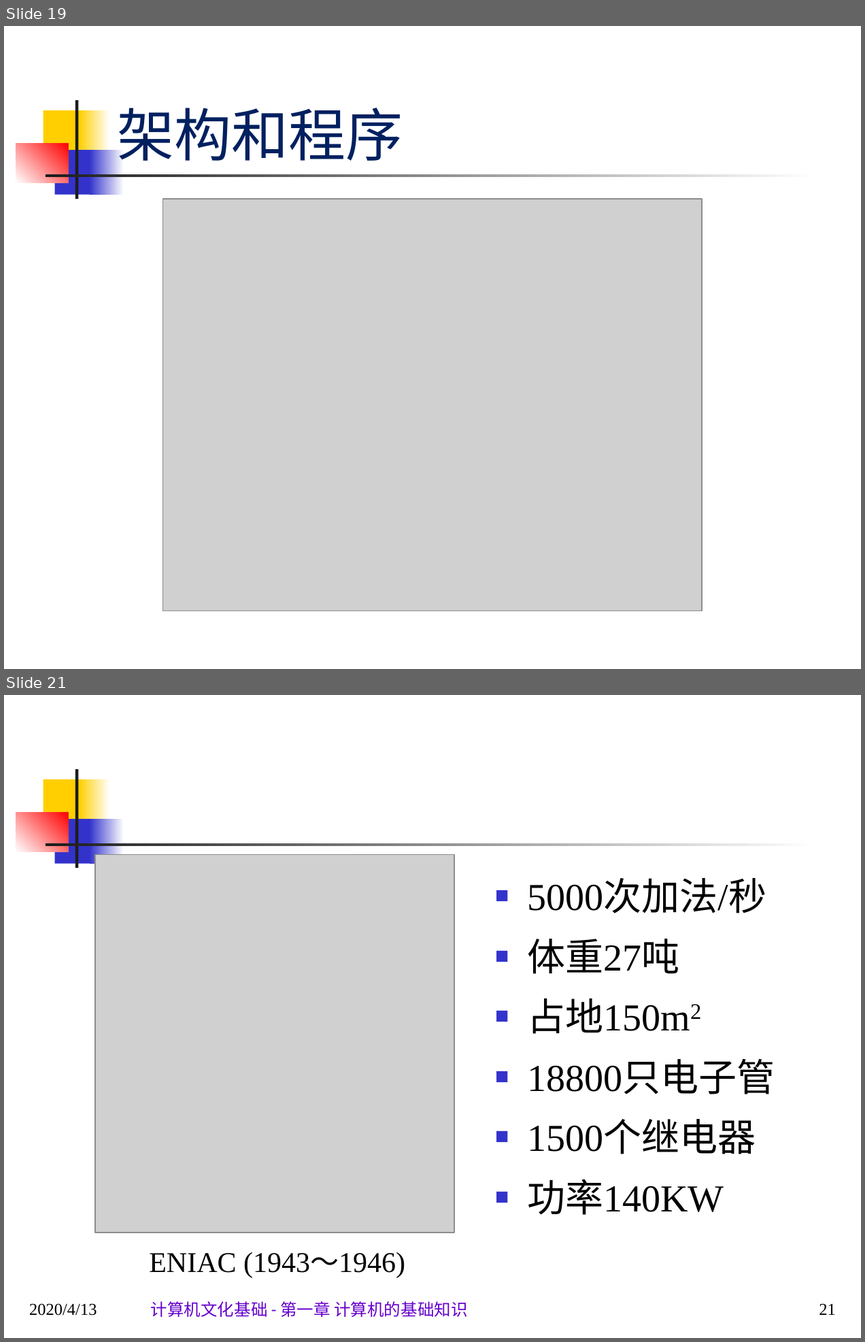
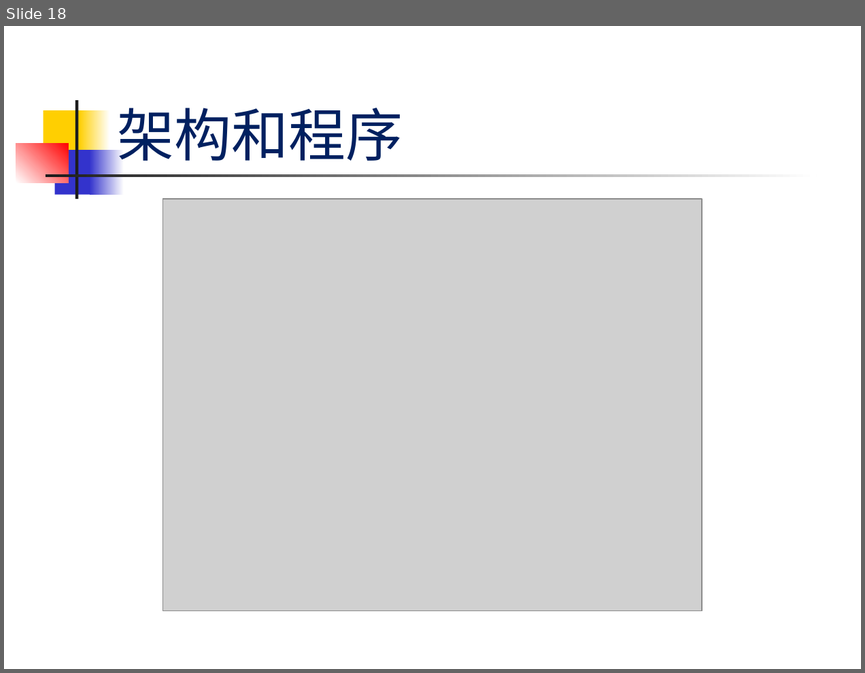
Before and after one commit to sans123wx/class, a slide deck: 计算机应用基础/第1章计算机基础/第1.1章 计算机概述.pptx. Shown one above the other, each under a label of ours: slides 19 and 21 before the commit, slide 18 after it; the slides between them are not shown. The pictures are 865x1342 and 865x673 pixels, drawn with LibreOffice and Linux fonts; fonts in the diff are those of the drawing; grey boxes stand for pictures. Boxes give left, top, right and bottom in pixels: in the first picture for what was removed or moved away, otherwise in the second. Text is boxed around its words. In the diff, an @@ line names an element or a change of style, - is before the commit and + after.

```diff
--- a/计算机应用基础/第1章计算机基础/第1.1章 计算机概述.pptx
+++ b/计算机应用基础/第1章计算机基础/第1.1章 计算机概述.pptx
@@ slide 21 removed at [4, 695, 861, 1338], background #FFFFFF; not listed: 7 template elements that a slide beside it also shows @@
@@ picture removed at [95, 854, 454, 1232] @@
@@ text removed at [527, 881, 774, 1215] @@
-■ 5000次加法/秒
-■ 体重27吨
-■ 占地150m2
-■ 18800只电子管
-■ 1500个继电器
-■ 功率140KW
@@ text removed at [149, 1252, 405, 1278] @@
-ENIAC (1943～1946)
@@ text removed at [29, 1303, 96, 1315] @@
-2020/4/13
@@ text removed at [151, 1301, 467, 1317] @@
-计算机文化基础 - 第一章 计算机的基础知识
@@ page number removed at [819, 1303, 836, 1314] @@
-21
@@ what was slide 19 is now slide 18 @@
```
Also in this commit, not shown: 94 slides changed, 1 slide added, 4 other slides removed.
